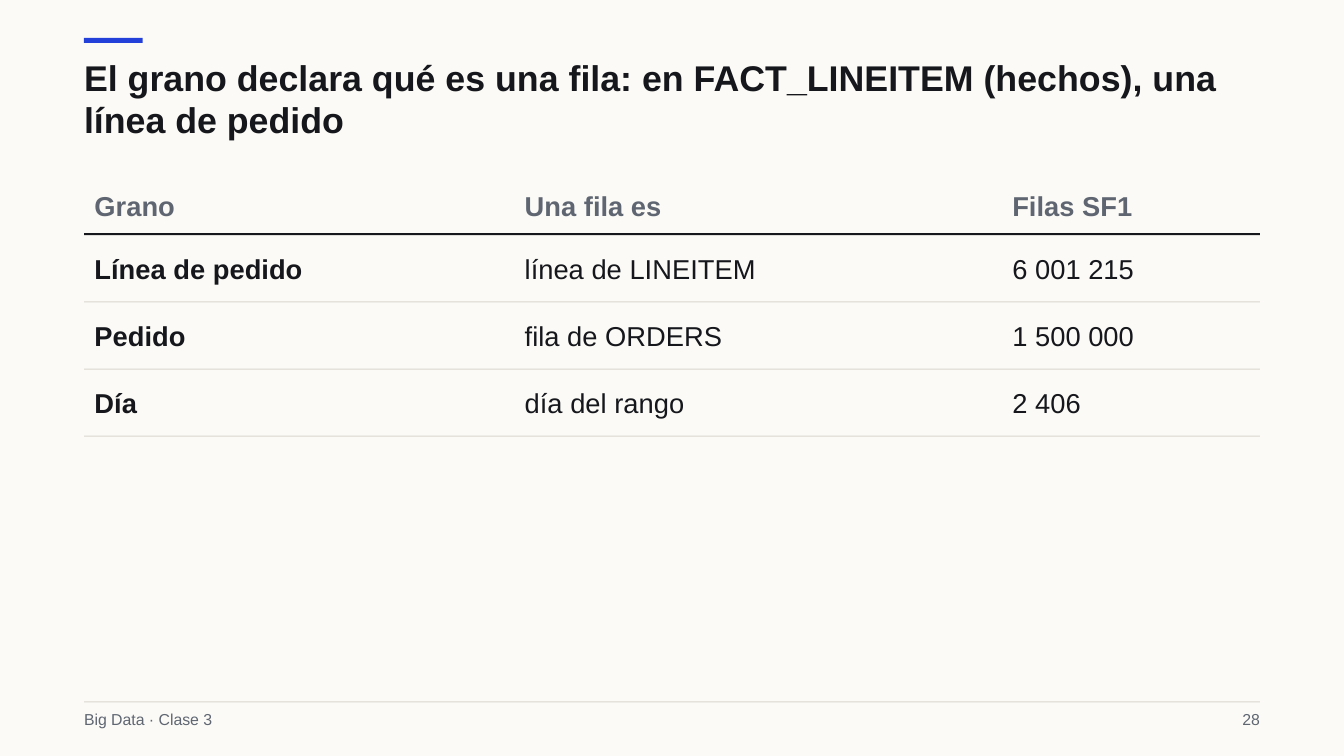
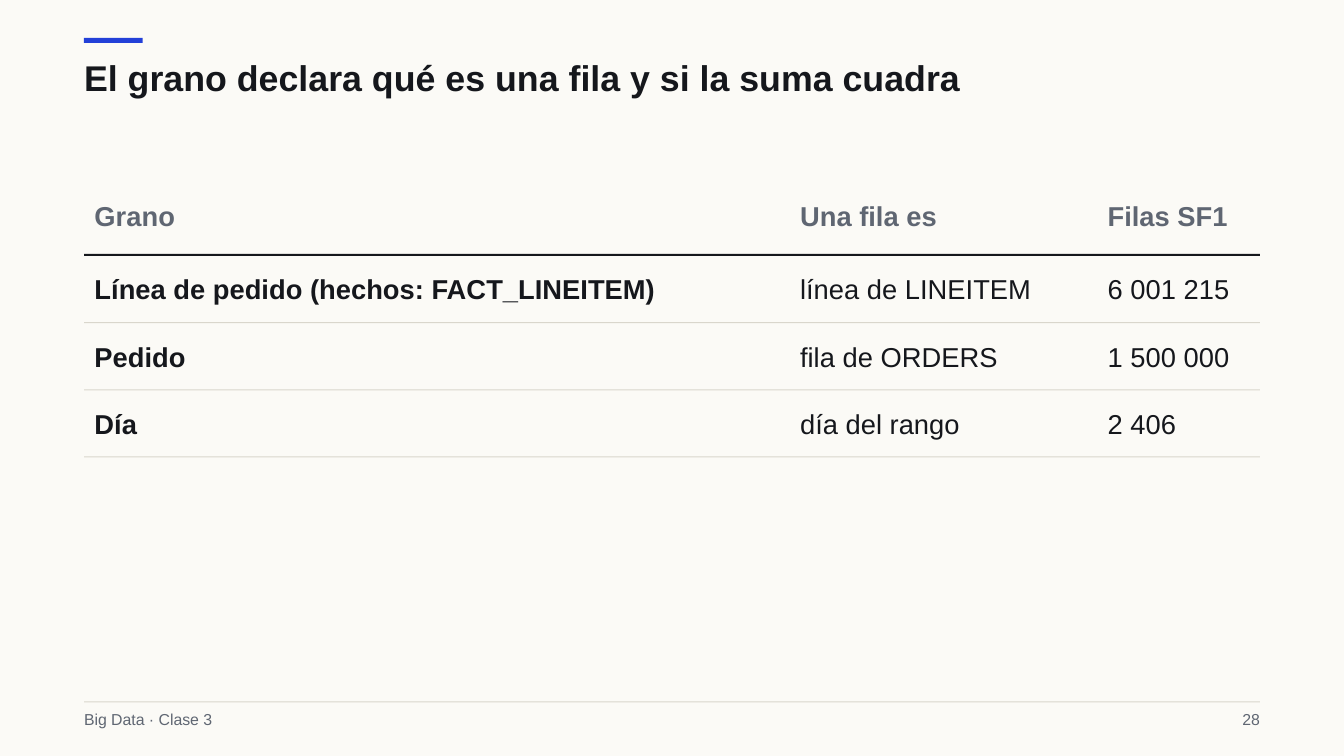
Before and after one commit to Apaezc/bigdata-udem-2026, a slide deck: slide 28 of curso/clase03/deck/slides.pptx. Drawn at 1344x756 pixels with LibreOffice and Linux fonts; fonts in the diff are those of the drawing. Boxes give left, top, right and bottom in pixels: in the first picture for what was removed or moved away, otherwise in the second. Text is boxed around its words. In the diff, an @@ line names an element or a change of style, - is before the commit and + after.

```diff
--- a/curso/clase03/deck/slides.pptx
+++ b/curso/clase03/deck/slides.pptx
@@ text at [84, 64, 960, 98]: text changed @@
-El grano declara qué es una fila: en FACT_LINEITEM (hechos), una línea de pedido
+El grano declara qué es una fila y si la suma cuadra
@@ text "Grano": place and size @@
-text "Grano" at [94, 197, 174, 216]
+text "Grano" at [94, 207, 174, 226]
@@ text "Una fila es": place and size @@
-text "Una fila es" at [525, 196, 661, 216]
+text "Una fila es" at [800, 206, 936, 226]
@@ text "Filas SF1": place and size @@
-text "Filas SF1" at [1012, 196, 1132, 216]
+text "Filas SF1" at [1108, 206, 1227, 226]
@@ text "línea de LINEITEM": place and size @@
-text "línea de LINEITEM" at [525, 259, 756, 280]
+text "línea de LINEITEM" at [800, 279, 1031, 300]
@@ text "6 001 215": place and size @@
-text "6 001 215" at [1012, 260, 1134, 280]
+text "6 001 215" at [1108, 280, 1230, 300]
@@ text at [94, 279, 655, 304]: text changed @@
-Línea de pedido
+Línea de pedido (hechos: FACT_LINEITEM)
@@ text "Pedido": place and size @@
-text "Pedido" at [94, 326, 185, 347]
+text "Pedido" at [94, 347, 185, 368]
@@ text "fila de ORDERS": place and size @@
-text "fila de ORDERS" at [525, 326, 722, 347]
+text "fila de ORDERS" at [800, 347, 998, 368]
@@ text "1 500 000": place and size @@
-text "1 500 000" at [1012, 327, 1134, 347]
+text "1 500 000" at [1108, 348, 1230, 368]
@@ text "Día": place and size @@
-text "Día" at [94, 393, 137, 414]
+text "Día" at [94, 414, 137, 435]
@@ text "día del rango": place and size @@
-text "día del rango" at [525, 393, 684, 418]
+text "día del rango" at [800, 414, 960, 438]
@@ text "2 406": place and size @@
-text "2 406" at [1012, 394, 1081, 414]
+text "2 406" at [1108, 415, 1176, 435]
@@ 4 rectangles: place and size @@
-4 rectangles at [84, 233, 1260, 437]
+4 rectangles at [84, 254, 1260, 458]
```
Also in this commit, not shown: 10 other slides changed, 1 slide added, 1 slide removed, 13 other files.
